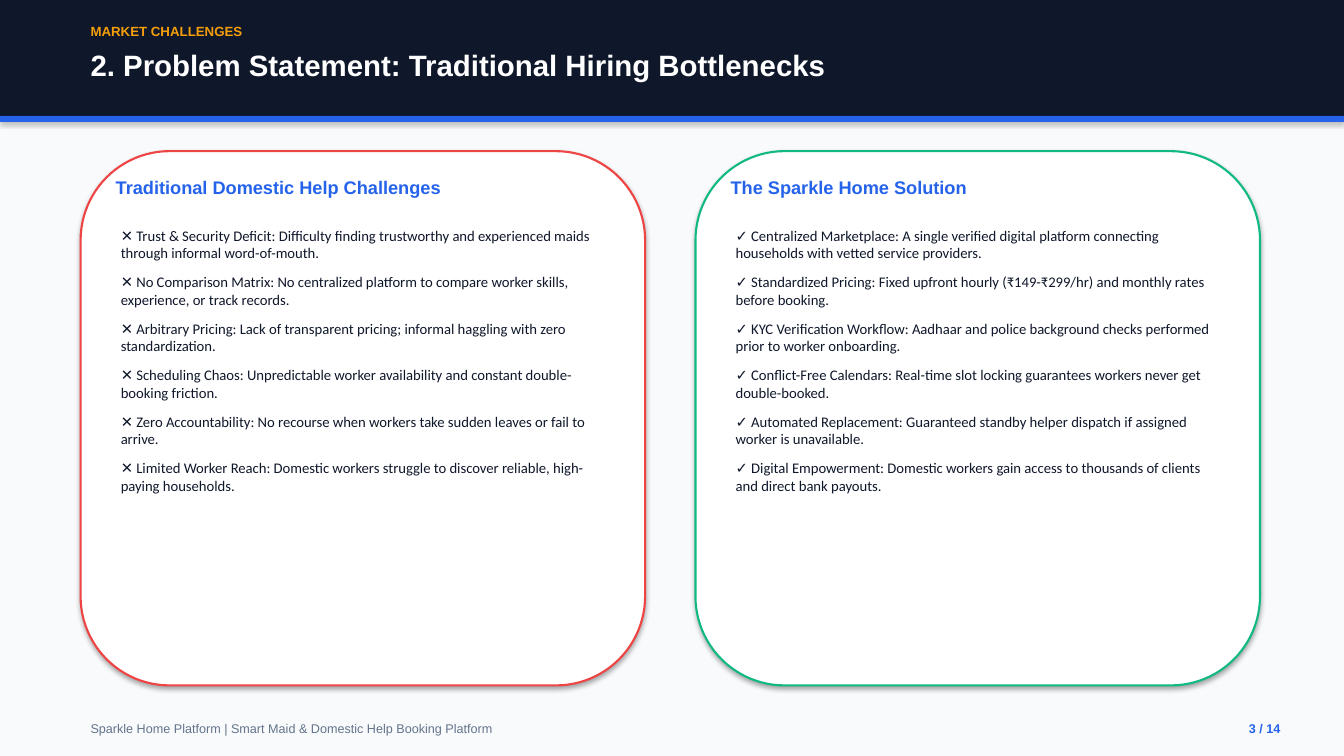
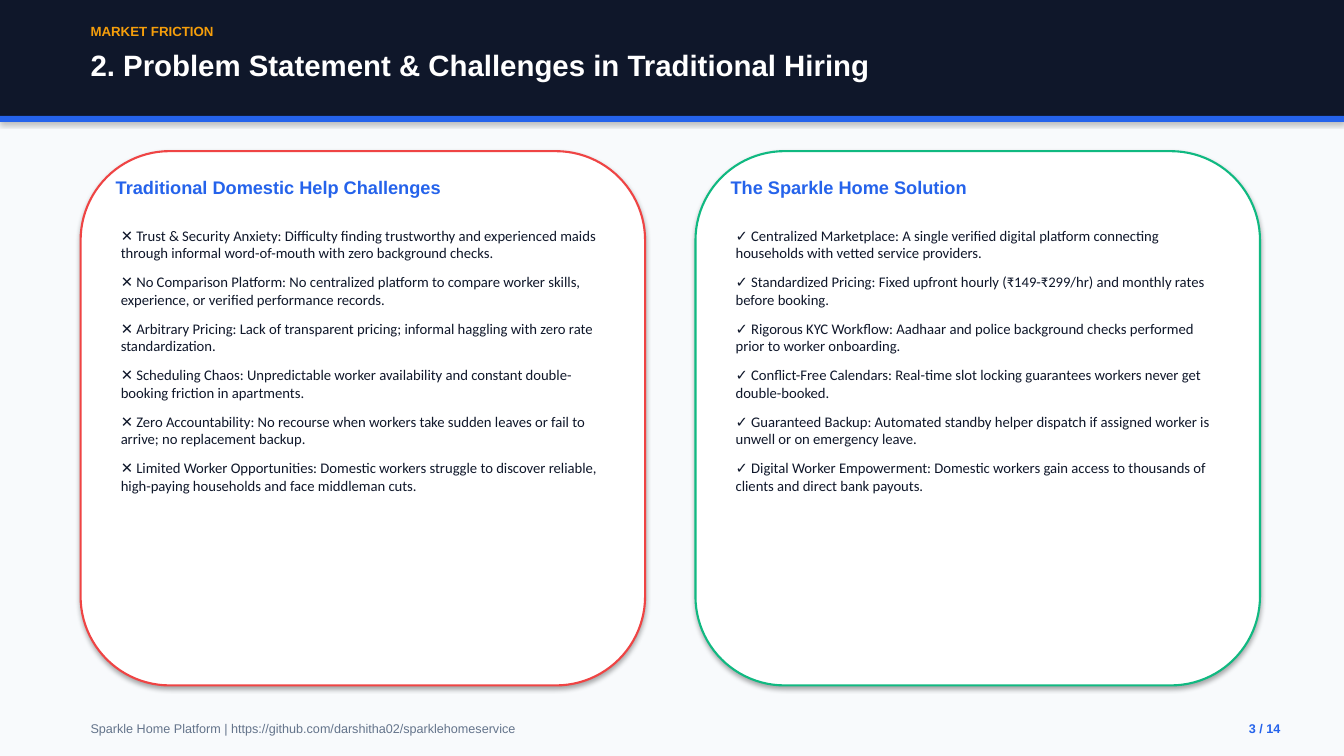
Before and after one commit to darshitha02/sparklehomeservice, a slide deck: slide 3 of SparkleHome_Domestic_Services_Presentation.pptx. Drawn at 1344x756 pixels with LibreOffice and Linux fonts; fonts in the diff are those of the drawing. Boxes give left, top, right and bottom in pixels: in the first picture for what was removed or moved away, otherwise in the second. Text is boxed around its words. In the diff, an @@ line names an element or a change of style, - is before the commit and + after.

```diff
--- a/SparkleHome_Domestic_Services_Presentation.pptx
+++ b/SparkleHome_Domestic_Services_Presentation.pptx
@@ text at (91, 26, 214, 36): text changed @@
-MARKET CHALLENGES
+MARKET FRICTION
@@ text at (91, 54, 869, 82): text changed @@
-2. Problem Statement: Traditional Hiring Bottlenecks
+2. Problem Statement & Challenges in Traditional Hiring
@@ text at (121, 230, 597, 494): text changed @@
-✕ Trust & Security Deficit: Difficulty finding trustworthy and experienced maids through informal word-of-mouth.
-✕ No Comparison Matrix: No centralized platform to compare worker skills, experience, or track records.
-✕ Arbitrary Pricing: Lack of transparent pricing; informal haggling with zero standardization.
-✕ Scheduling Chaos: Unpredictable worker availability and constant double-booking friction.
-✕ Zero Accountability: No recourse when workers take sudden leaves or fail to arrive.
-✕ Limited Worker Reach: Domestic workers struggle to discover reliable, high-paying households.
+✕ Trust & Security Anxiety: Difficulty finding trustworthy and experienced maids through informal word-of-mouth with zero background checks.
+✕ No Comparison Platform: No centralized platform to compare worker skills, experience, or verified performance records.
+✕ Arbitrary Pricing: Lack of transparent pricing; informal haggling with zero rate standardization.
+✕ Scheduling Chaos: Unpredictable worker availability and constant double-booking friction in apartments.
+✕ Zero Accountability: No recourse when workers take sudden leaves or fail to arrive; no replacement backup.
+✕ Limited Worker Opportunities: Domestic workers struggle to discover reliable, high-paying households and face middleman cuts.
@@ text at (736, 323, 1194, 354): text changed @@
-✓ KYC Verification Workflow: Aadhaar and police background checks performed prior to worker onboarding.
+✓ Rigorous KYC Workflow: Aadhaar and police background checks performed prior to worker onboarding.
@@ text at (736, 416, 1209, 494): text changed @@
-✓ Automated Replacement: Guaranteed standby helper dispatch if assigned worker is unavailable.
-✓ Digital Empowerment: Domestic workers gain access to thousands of clients and direct bank payouts.
+✓ Guaranteed Backup: Automated standby helper dispatch if assigned worker is unwell or on emergency leave.
+✓ Digital Worker Empowerment: Domestic workers gain access to thousands of clients and direct bank payouts.
@@ text at (91, 724, 515, 736): text changed @@
-Sparkle Home Platform | Smart Maid & Domestic Help Booking Platform
+Sparkle Home Platform | https://github.com/darshitha02/sparklehomeservice
```
Also in this commit, not shown: 13 other slides changed, 3 other files.
